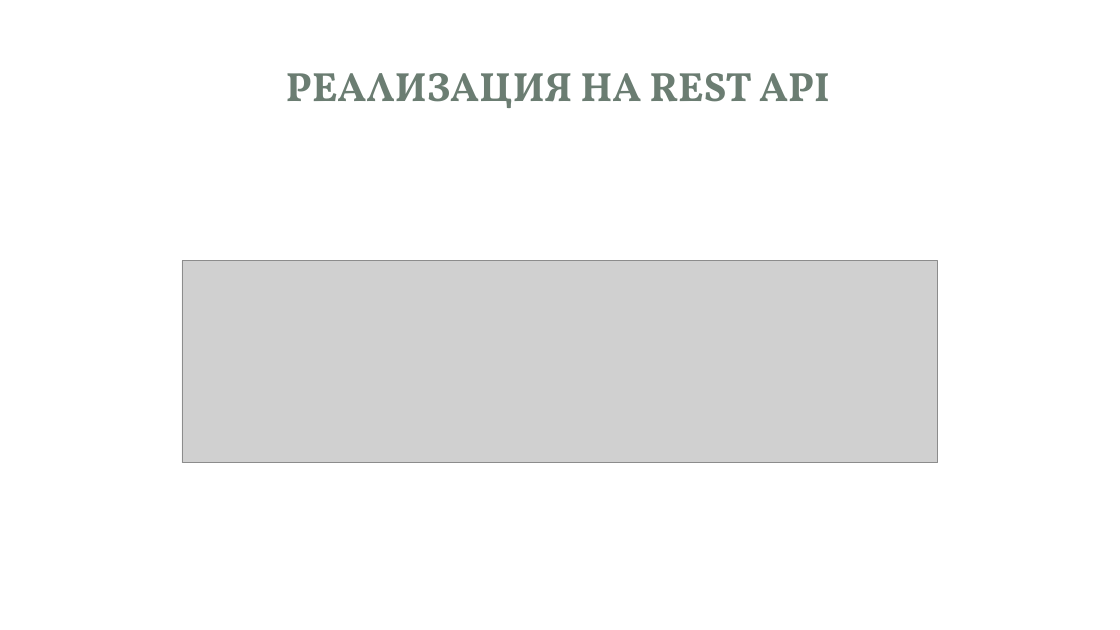
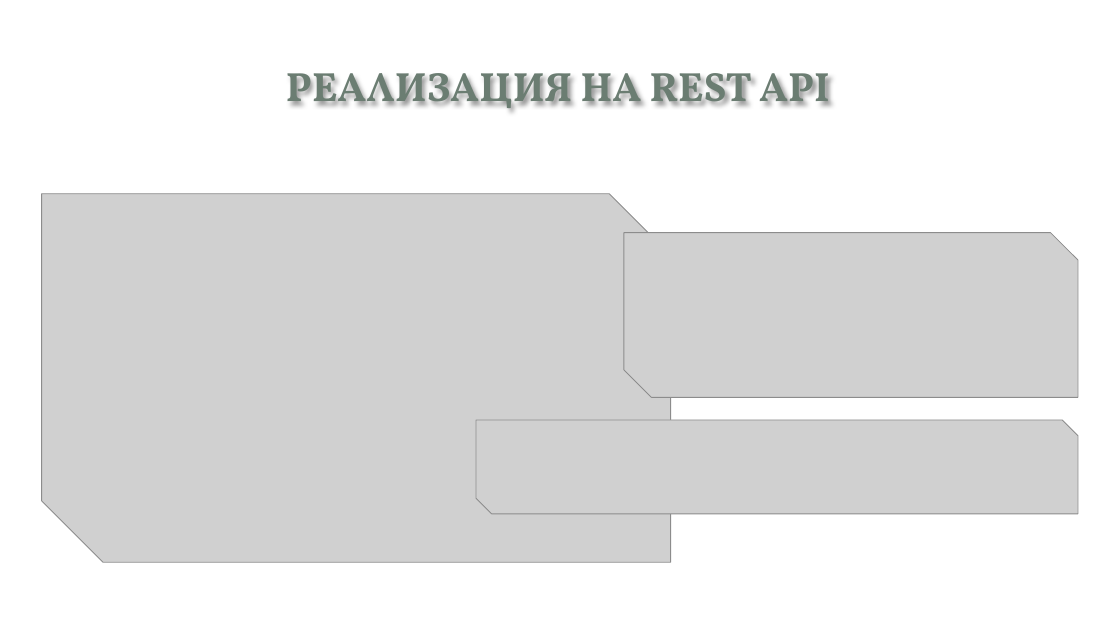
Before and after one commit to pgee-dzi2024/Theme_2504, a slide deck: slide 7 of dr/защита.pptx. Drawn at 1120x630 pixels with LibreOffice and Linux fonts; fonts in the diff are those of the drawing; grey boxes stand for pictures; background and template pictures are left out. Boxes give left, top, right and bottom in pixels: in the first picture for what was removed or moved away, otherwise in the second. Text is boxed around its words. In the diff, an @@ line names an element or a change of style, - is before the commit and + after.

```diff
--- a/dr/защита.pptx
+++ b/dr/защита.pptx
@@ picture added at bbox=[42, 194, 671, 563] @@
@@ picture added at bbox=[624, 233, 1079, 397] @@
@@ picture removed at bbox=[182, 260, 939, 463] @@
@@ picture added at bbox=[476, 420, 1079, 514] @@
```
Also in this commit, not shown: 3 other slides changed, 1 other file.
